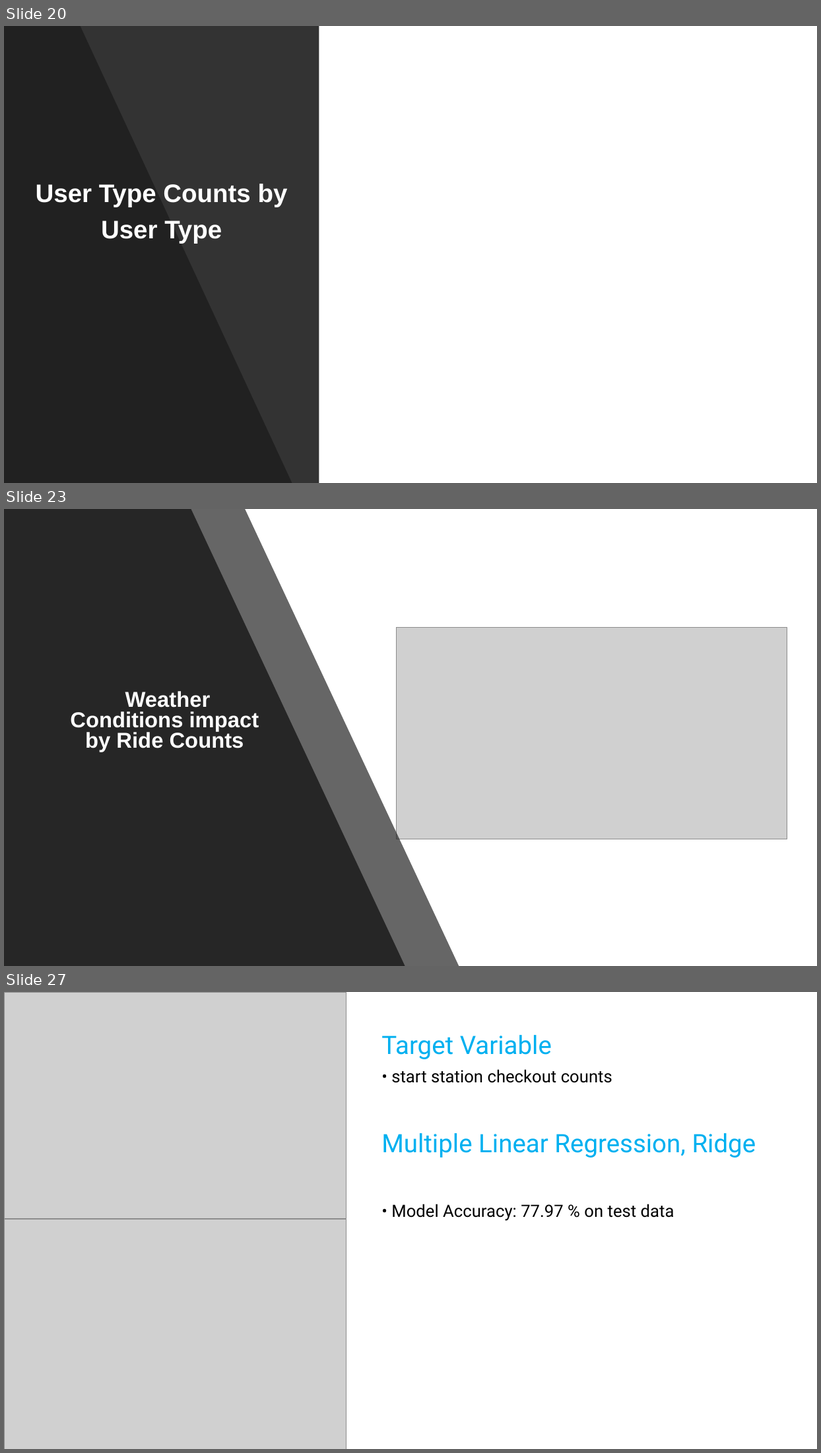
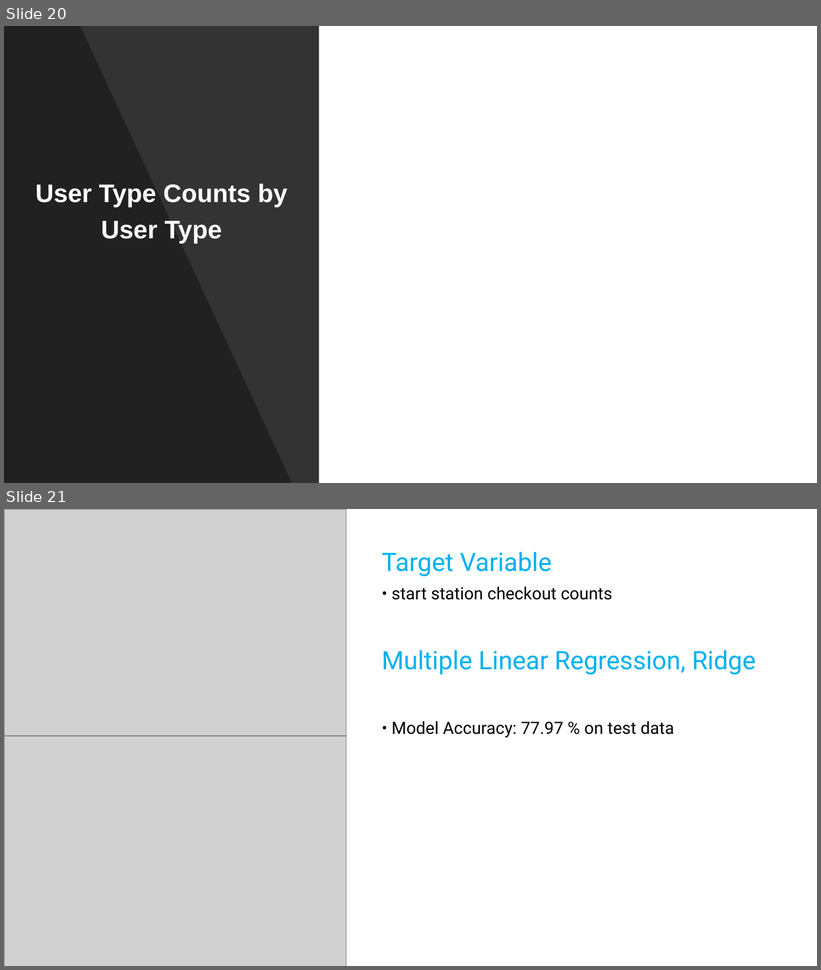
Before and after one commit to kkrlee/CitiBike-Capstone, a slide deck: Citi Bike.pptx. Shown one above the other, each under a label of ours: slides 20, 23 and 27 before the commit, slides 20 and 21 after it; the slides between them are not shown. The pictures are 821x1453 and 821x970 pixels, drawn with LibreOffice and Linux fonts; fonts in the diff are those of the drawing; grey boxes stand for pictures. Boxes give left, top, right and bottom in pixels: in the first picture for what was removed or moved away, otherwise in the second. Text is boxed around its words. In the diff, an @@ line names an element or a change of style, - is before the commit and + after.

```diff
--- a/Citi Bike.pptx
+++ b/Citi Bike.pptx
@@ slide 23 removed at [4, 509, 817, 966], background #000000 @@
@@ rectangle removed at [4, 509, 817, 966] @@
@@ freeform shape removed at [4, 509, 459, 966] @@
@@ freeform shape removed at [4, 509, 405, 966] @@
@@ picture removed at [397, 628, 787, 840] @@
@@ subtitle removed at [70, 691, 259, 753] @@
-Weather Conditions impact by Ride Counts
@@ what was slide 27 is now slide 21 @@
```
Also in this commit, not shown: 5 slides changed, 3 slides added, 9 other slides removed, 1 other file.
